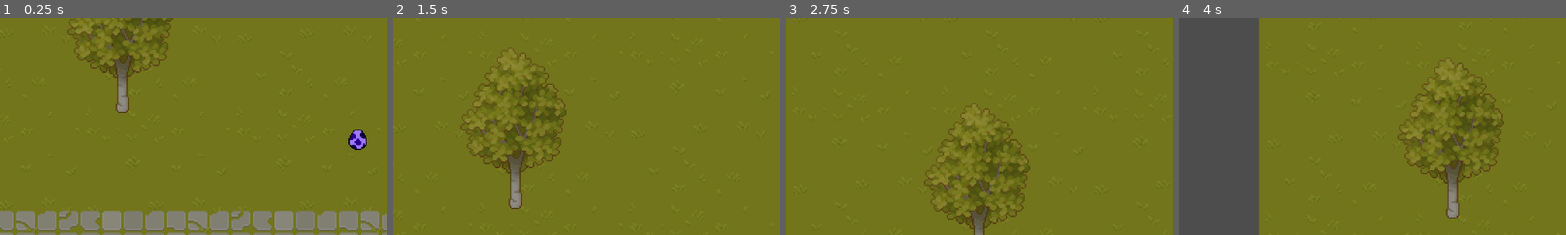
Above: before the commit, frames 1-4 (left to right).
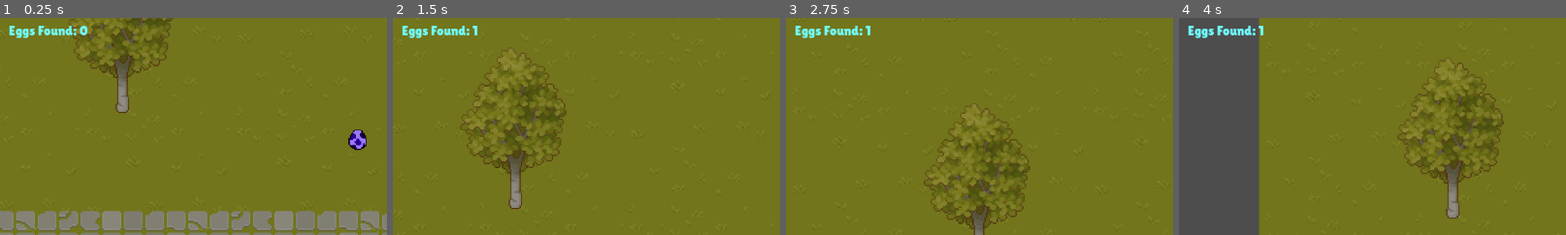
Above: after the commit, the same moments.

Repository: anywherecreative/gotdot-solo
Game: Godot game, scene res://main.tscn
Same seed, same stepped clock (60 frames per second), same inputs: the game is played once before the commit and once after it.
Inputs:
- Up to frame 1 (0.25 s): no input
- Up to frame 2 (1.5 s): tap Enter at 0.5 s; hold Up from 0.53 s (still down); tap Space at 0.77 s
- Up to frame 3 (2.75 s): tap Space at 1.52 s; release Up at 2.03 s; hold Left from 2.03 s (still down)
- Up to frame 4 (4 s): tap Space at 3.02, 3.77 s; release Left at 3.53 s; hold Down from 3.53 s (still down)
The pictures show only the part of the screen within x 0-50%, y 1-51%; the shares and areas given below are measured in that part.

The runs differ from the first frame. In frame 1, 0.6% of the frame differs, in the area x 2-23%, y 3-10%; in frame 2, 0.6%; in frame 3, 0.6%; in frame 4, 0.6%.

Commit message:
score counter on screen

Diff:
--- a/Scripts/Character.gd
+++ b/Scripts/Character.gd
@@ -5,6 +5,8 @@
 var is_looping : bool = true
 
 var eggs_collected = 0
+
+@onready var score_text : Label = get_node("CanvasLayer/Score")
 
 @onready var _animated_sprite = $AnimatedSprite2D
 
@@ -49,3 +51,4 @@
 
 func found_egg() :
 	eggs_collected+=1
+	score_text.text = str("Eggs Found: ", eggs_collected)
--- a/main.tscn
+++ b/main.tscn
@@ -1,10 +1,11 @@
-[gd_scene load_steps=58 format=3 uid="uid://cj747jxqhj6rg"]
+[gd_scene load_steps=60 format=3 uid="uid://cj747jxqhj6rg"]
 
 [ext_resource type="Texture2D" uid="uid://bbfadog2exprm" path="res://Sprites/Tiles/tiles_grass.png" id="1_w2vl2"]
 [ext_resource type="Texture2D" uid="uid://bo507glb0k343" path="res://Sprites/Tiles/tiles_plants.png" id="2_g3n7k"]
 [ext_resource type="Script" path="res://Scripts/Character.gd" id="3_bgnv0"]
 [ext_resource type="Texture2D" uid="uid://bbvl5ftxtguud" path="res://Sprites/Tiles/Bunny/s5-2-bunnny-Sheet - walk.png" id="3_p81ku"]
 [ext_resource type="Texture2D" uid="uid://6uclmrmk1jho" path="res://Sprites/Tiles/Bunny/s5-2-bunnny-Sheet - attack.png" id="4_b3283"]
+[ext_resource type="FontFile" uid="uid://c8w67gon2yctq" path="res://Fonts/LilitaOne-Regular.ttf" id="6_1g8rs"]
 [ext_resource type="Texture2D" uid="uid://c2jjjgkd0tjj6" path="res://Sprites/Tiles/Eggs/violet idle/yiolet idle 1.png" id="6_yj44n"]
 [ext_resource type="Texture2D" uid="uid://clci6pnaunswd" path="res://Sprites/Tiles/Eggs/violet idle/yiolet idle 2.png" id="7_or2bs"]
 [ext_resource type="Script" path="res://Scripts/PurpleEgg.gd" id="8_ida2t"]
@@ -1951,6 +1952,11 @@
 "speed": 5.0
 }]
 
+[sub_resource type="LabelSettings" id="LabelSettings_twkkh"]
+font = ExtResource("6_1g8rs")
+font_size = 20
+font_color = Color(0.439216, 1, 1, 1)
+
 [sub_resource type="SpriteFrames" id="SpriteFrames_ao06o"]
 animations = [{
 "frames": [{
@@ -2003,6 +2009,16 @@
 offset = Vector2(-235, 0)
 zoom = Vector2(2, 2)
 
+[node name="CanvasLayer" type="CanvasLayer" parent="Character"]
+
+[node name="Score" type="Label" parent="Character/CanvasLayer"]
+offset_left = 13.0
+offset_top = 11.0
+offset_right = 345.0
+offset_bottom = 103.0
+text = "Eggs Found: 0"
+label_settings = SubResource("LabelSettings_twkkh")
+
 [node name="PurpleEgg" type="Area2D" parent="."]
 script = ExtResource("8_ida2t")
 
@@ -2011,7 +2027,7 @@
 scale = Vector2(0.0263672, 0.0263672)
 sprite_frames = SubResource("SpriteFrames_ao06o")
 animation = &"idle"
-frame_progress = 0.265178
+frame_progress = 0.26579
 
 [node name="CollisionShape2D" type="CollisionShape2D" parent="PurpleEgg"]
 position = Vector2(-129, -68)
Binary file added: Fonts/LilitaOne-Regular.ttf
Not shown, added: Fonts/LilitaOne-Regular.ttf.import
